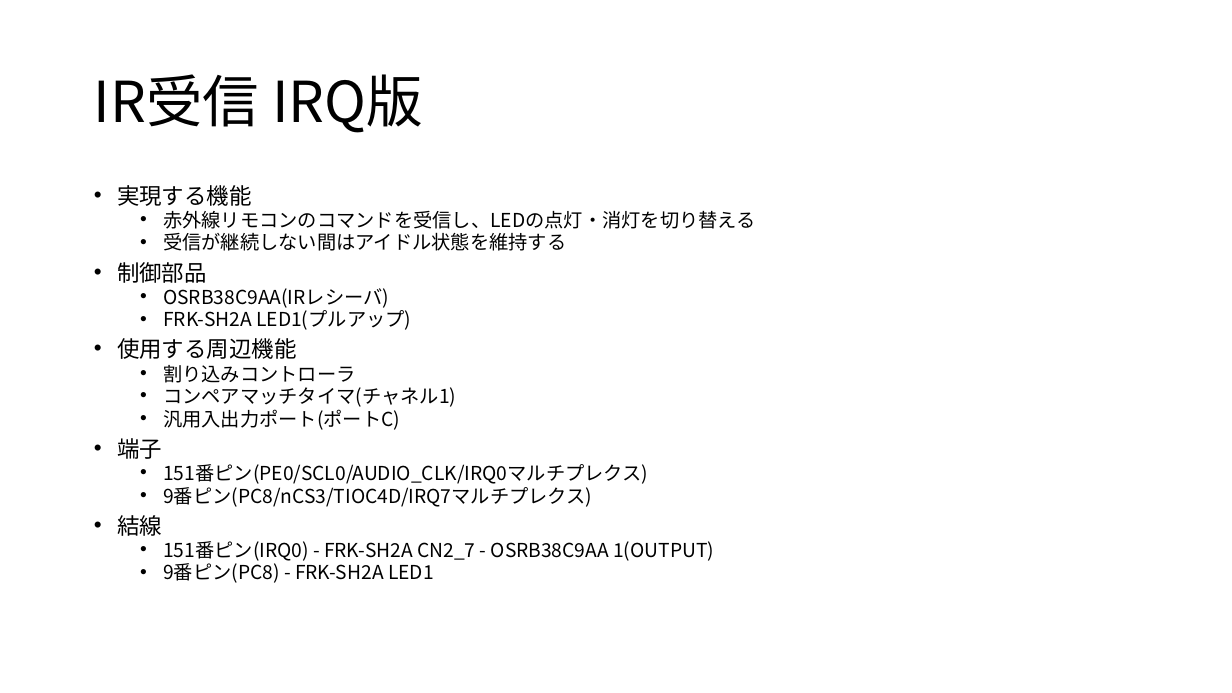
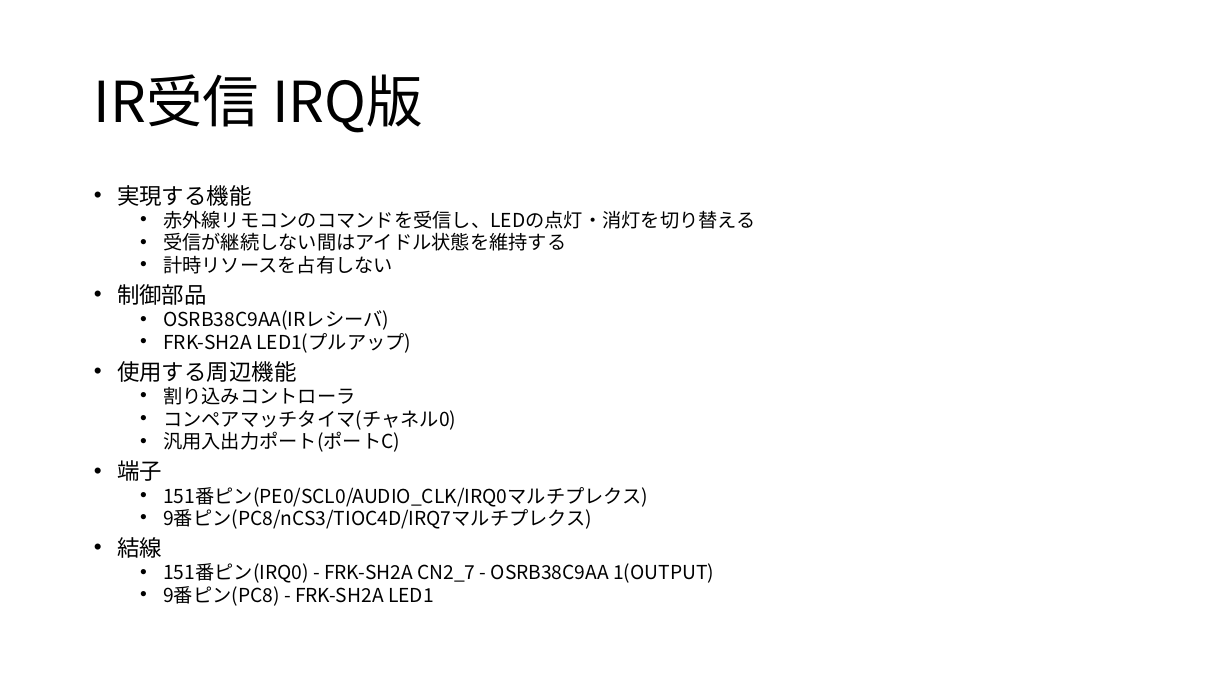
Before and after one commit to moku828/sh7262_an, a slide deck: slide 59 of SH7262アプリケーションノート.pptx (slide 54 before the commit). Drawn at 1232x693 pixels with LibreOffice and Linux fonts; fonts in the diff are those of the drawing. Boxes give left, top, right and bottom in pixels: in the first picture for what was removed or moved away, otherwise in the second. Text is boxed around its words. In the diff, an @@ line names an element or a change of style, - is before the commit and + after.

```diff
--- a/SH7262アプリケーションノート.pptx
+++ b/SH7262アプリケーションノート.pptx
@@ text at (163,255,393,274): paragraph added @@
+  • 計時リソースを占有しない
@@ text at (163,410,456,432): text changed @@
-  • コンペアマッチタイマ(チャネル1)
+  • コンペアマッチタイマ(チャネル0)
```
Also in this commit, not shown: 5 other slides changed, 6 slides added, 4 other files.
